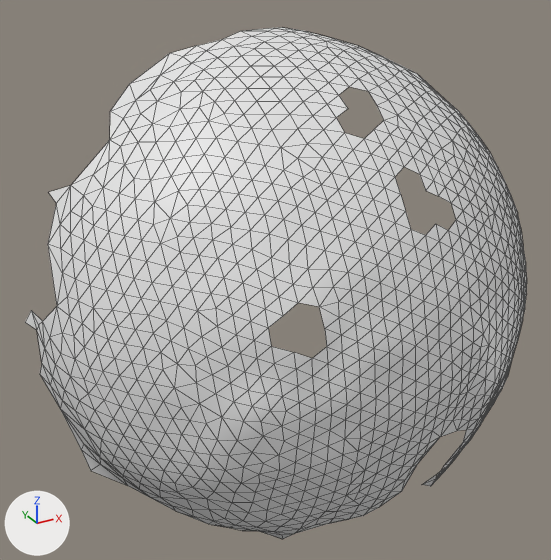
A saved change to the OBJ model res/final/onecam_fullvolume/07/cleanedup/FullVolium.000284.obj.
Rendered twice from a camera (50 mm lens) standing at (404.0, -146.8, 258.2) and looking at (502.1, 31.6, 169.1). Arrows for +X, +Y and +Z are at lower left; the lights stay in place. Mesh edges are drawn as thin lines. Where no turn or scale is listed for an object, it has been applied to the vertices.

Before the edit, the objects in view are built like this:
```python
me_fullvolium_000284 = bpy.data.meshes.new('FullVolium.000284')
me_fullvolium_000284.from_pydata(...)  # 998 vertices, 1907 faces; spans x 436.3..582.6, y -23.8..67.3, z 93.9..235.8
# before: 445 (517.5, 60.5, 235.8) at pixel (274, 28), 652 (507.1, 61.7, 235.3) at pixel (240, 31), 668 (524.1, 67.3, 235.1) at pixel (282, 27), 673 (531.9, 66.2, 233.7) at pixel (306, 31), 858 (491.5, 58.2, 232.4) at pixel (196, 45)
# before: 859 (498.2, 55.6, 234.0) at pixel (221, 39), 885 (485.2, 62.8, 230.3) at pixel (169, 53)
# before: 965 (448.8, 44.2, 114.9) at pixel (100, 464), 966 (445.9, 55.1, 114.3) at pixel (81, 449), 990 (447.3, 51.4, 108.2) at pixel (90, 470), 997 (454.9, 38.4, 108.5) at pixel (127, 485)
ob_fullvolium_000284 = bpy.data.objects.new('FullVolium.000284', me_fullvolium_000284)
ob_fullvolium_000284.location = (0.0, 0.0, 0.0)
```
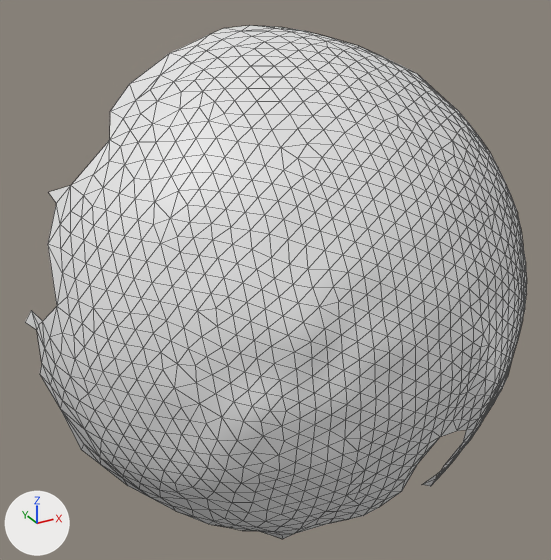
Pixel boxes (x1, y1, x2, y2) of what changed, in the pictures (551 x 560 px):
'FullVolium.000284', reshaped: before (25, 27, 527, 539); after (25, 25, 527, 539)
part 1 of me_fullvolium_000284, added: after (269, 303, 327, 358)
part 2 of me_fullvolium_000284, added: after (337, 87, 456, 235)
part 3 of me_fullvolium_000284, added: after (171, 25, 281, 53)
part 4 of me_fullvolium_000284, deleted: before (82, 451, 126, 485)

Diff of the bpy script that builds the scene:
```diff
--- a/res/final/onecam_fullvolume/07/cleanedup/FullVolium.000284.obj.py
+++ b/res/final/onecam_fullvolume/07/cleanedup/FullVolium.000284.obj.py
@@ me_fullvolium_000284 @@
 # used by ob_fullvolium_000284; location = (0.0, 0.0, 0.0)
 # verts and faces of me_fullvolium_000284; kept vertices keep their numbers, new ones are numbered from 998
-me_fullvolium_000284.from_pydata(...)  # 998 vertices, 1907 faces; spans x 436.3..582.6, y -23.8..67.3, z 93.9..235.8
+me_fullvolium_000284.from_pydata(...)  # 1011 vertices, 1961 faces; spans x 436.3..582.6, y -23.8..74.7, z 93.9..235.8
+# me_fullvolium_000284 part 1
+# 3 vertices are added at (480.4, -13.8, 177.5), (483.9, -14.6, 180.2), (484.9, -16.3, 175.9)
+# 13 new faces join them
+# me_fullvolium_000284 part 2
+# 8 vertices are added at x 510.5..525.4, y -11.8..11.9, z 198.4..222.9
+# 35 new faces join them
+# me_fullvolium_000284 part 3
+verts[1009] = (516.7, 74.7, 235.4)  # pixel (249, 25)
+verts[1010] = (507.1, 73.2, 235.1)  # pixel (223, 28)
+verts[1011] = (497.5, 62.2, 234.8)  # pixel (209, 34)
+faces += [(858, 859, 1011), (652, 1011, 859), (858, 1011, 885), (652, 1010, 1011), (445, 668, 1009), (652, 1009, 1010)]
+faces += [(445, 1009, 652), (668, 673, 1009)]
+# me_fullvolium_000284 part 4
+delete_vertices([990])  # with the faces that use them
```
